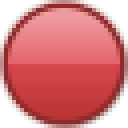
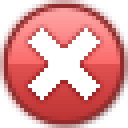
The second w=128, h=128 image is a revision of the first. Changes to its layers:
added layer "error" in group "red" over 28, 28, 100, 100
